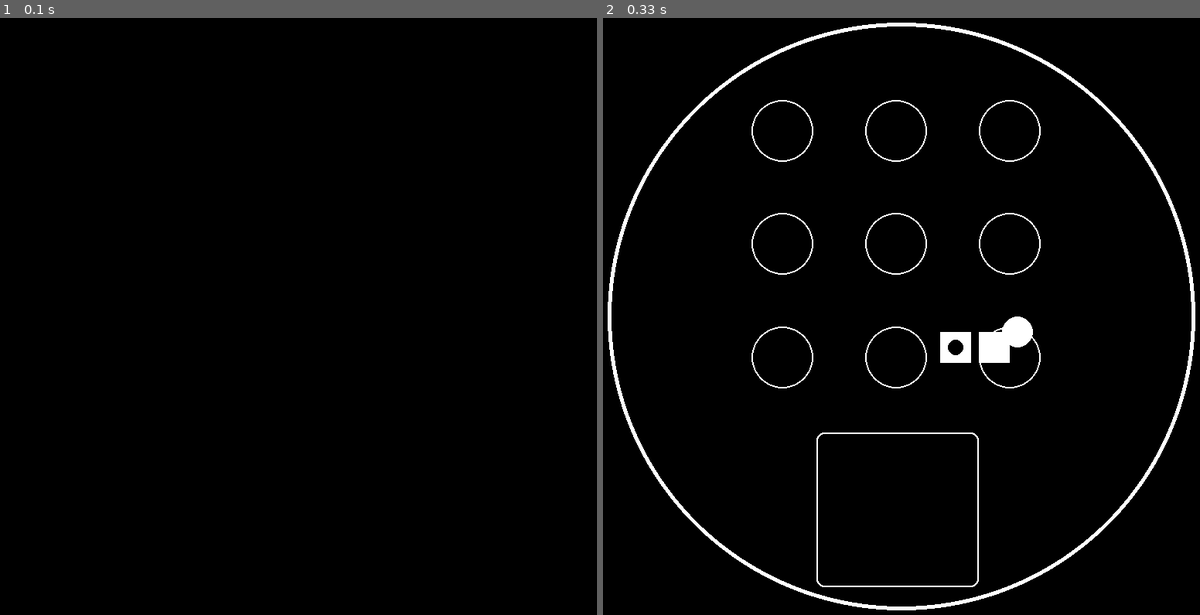
Above: before the commit, frames 1-2 (left to right).
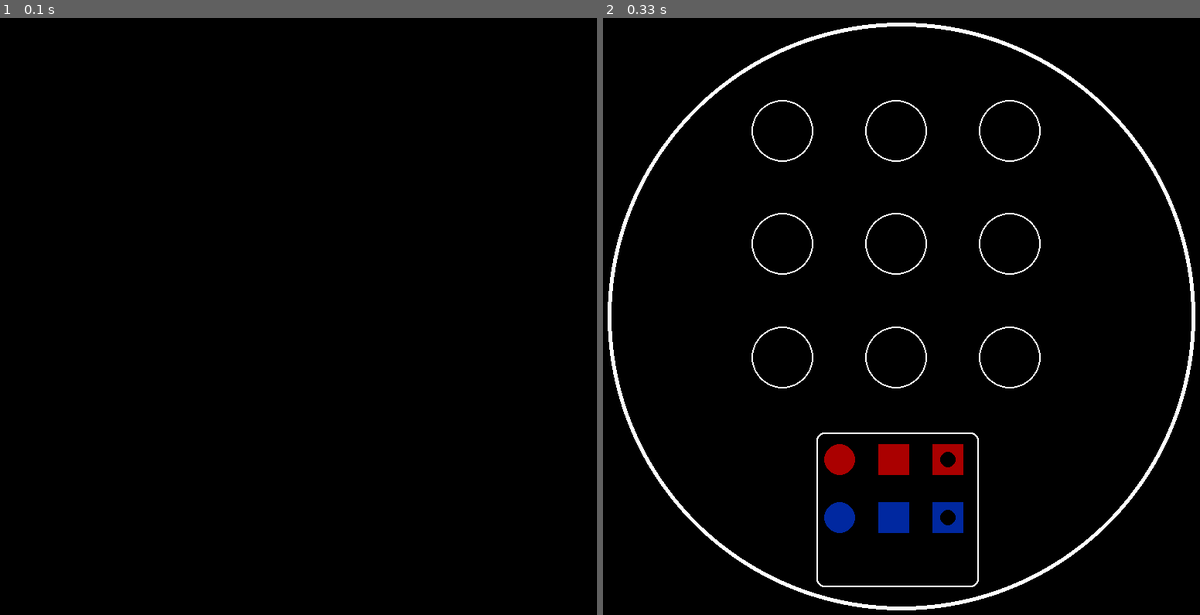
Above: after the commit, the same moments.

Repository: Jakub93-vim/PyGame
Game: pygame game, started from Quarto Game.py
Same seed, same stepped clock (60 frames per second), same inputs: the game is played once before the commit and once after it.
Inputs:
- Up to frame 1 (0.1 s): no input
- Up to frame 2 (0.33 s): no input

Frame 1 is identical in both runs. In frame 2, 2.0% of the frame differs, in the area x 37-73%, y 50-87%.

Commit message:
Tokens ready

Diff:
--- a/Quarto Game.py
+++ b/Quarto Game.py
@@ -17,10 +17,15 @@
         self.position = position
         self.size = size
 
-    def returnMiddle(self,position):
+    def returnMiddleOfRect(self,position):
         x = position[0] + self.size/2
         y = position[1] + self.size/2
         return x,y
+
+    def middleToCorner(self, position):
+        x = position[0] - self.size / 2
+        y = position[1] - self.size / 2
+        return int(x),int(y)
 
     def draw (self, surface):
 
@@ -30,23 +35,32 @@
                 pygame.draw.circle(surface, (0,0,0), self.position, 10)
 
         if self.shape == 'rect':
-            pygame.draw.rect(surface, self.color, (self.position[0],self.position[1],self.size,self.size))
+            x_moved = self.middleToCorner(self.position)[0]
+            y_moved = self.middleToCorner(self.position)[1]
+            pygame.draw.rect(surface, self.color, (x_moved,y_moved,self.size,self.size))
             if self.inside_circle:
-                pygame.draw.circle(surface, (0,0,0), self.returnMiddle(self.position), 10)
+                pygame.draw.circle(surface, (0,0,0), self.position, 10)
+
     def select(self):
         pass
     def move(self):
         pass
 
 tokens = []
+red = (170,0,0)
+blue = (0,40,160)
 
-Black_1 = Token('circle', (255,255,255), False, (550,420), 20)
-Black_2 = Token('rect', (255,255,255), False, (500,420), 40)
-Black_3 = Token('rect', (255,255,255), True, (450,420), 40)
+Red_1 = Token('circle', red , False, (320,585), 20)
+Red_2 = Token('rect', red , False, (390,585), 40)
+Red_3 = Token('rect', red , True, (460,585), 40)
 
-tokens.append(Black_1)
-tokens.append(Black_2)
-tokens.append(Black_3)
+Blue_1 = Token('circle', blue , False, (320,660), 20)
+Blue_2 = Token('rect', blue , False, (390,660), 40)
+Blue_3 = Token('rect', blue , True, (460,660), 40)
+
+tokens.extend([Red_1, Red_2, Red_3, Blue_1, Blue_2, Blue_3])
+#tokens.append(Red_2)
+#tokens.append(Red_3)
 
 def drawGamefield(surface):
 
